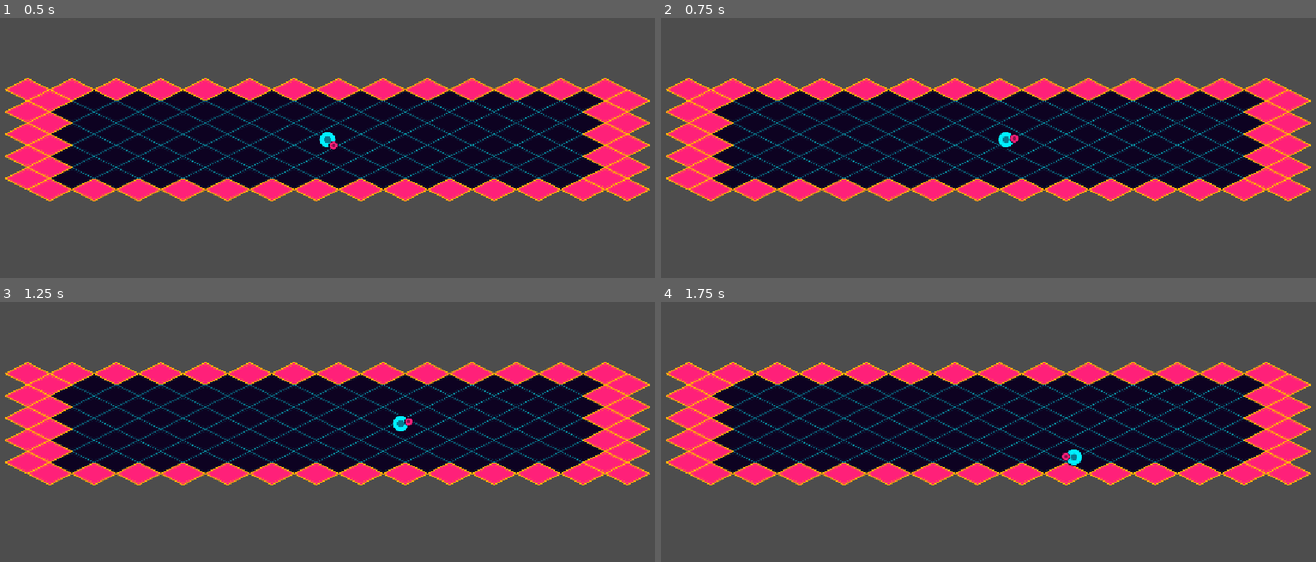
Above: before the commit, frames 1-4 (two rows, left to right).
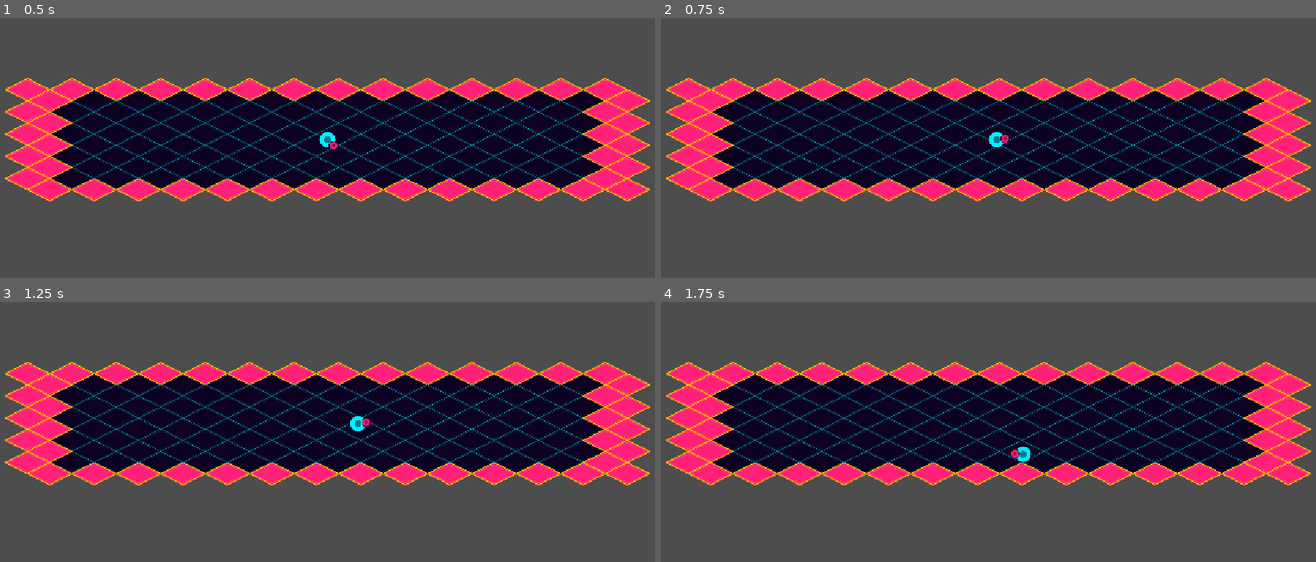
Above: after the commit, the same moments.

Repository: valeroman/Discus-Maximus
Game: Godot game, scene res://levels/test_arena.tscn
Two runs of this game, one before a commit and one after it. Both use one fixed random seed, a clock stepped at 60 frames per second and the inputs below. The project has no main scene, so this scene is started directly.
Inputs (mouse positions are in pixels of both pictures, inside the frame that each line leads up to):
- Up to frame 1 (0.5 s): no input
- Up to frame 2 (0.75 s): tap Enter at 0.5 s; move the mouse to (1132, 122) at 0.52 s; hold D (move_right) from 0.53 s (still down); hold Shift (block) from 0.53 s (still down)
- Up to frame 3 (1.25 s): keep holding D (move_right); keep holding Shift (block)
- Up to frame 4 (1.75 s): move the mouse to (857, 442) at 1.27 s; release D (move_right) at 1.28 s; release Shift (block) at 1.28 s; hold S (move_down) from 1.28 s (still down); tap Shift (block) at 1.35 s

Frame 1 is identical in both runs. In frame 2, 0.2% of the frame differs, in the area x 49-55%, y 43-51%; in frame 3, 0.3%; in frame 4, 0.3%, in the area x 53-65%, y 55-64%.

Commit message:
feat: Refactor target velocity calculation to incorporate block speed multiplier

Diff:
--- a/entities/player/player.gd
+++ b/entities/player/player.gd
@@ -37,7 +37,8 @@
 	is_blocking = Input.is_action_pressed("block") and has_disc and not is_invulnerable
 
 	if not is_invulnerable:
-		var target_velocity := input_direction * stats.move_speed
+		var speed := stats.move_speed * (stats.block_speed_multiplier if is_blocking else 1.0)
+		var target_velocity := input_direction * speed
 		var rate := stats.move_speed / stats.acceleration_time if input_direction != Vector2.ZERO else stats.move_speed / stats.friction_time
 		velocity = velocity.move_toward(target_velocity, rate * delta)
 	move_and_slide()
